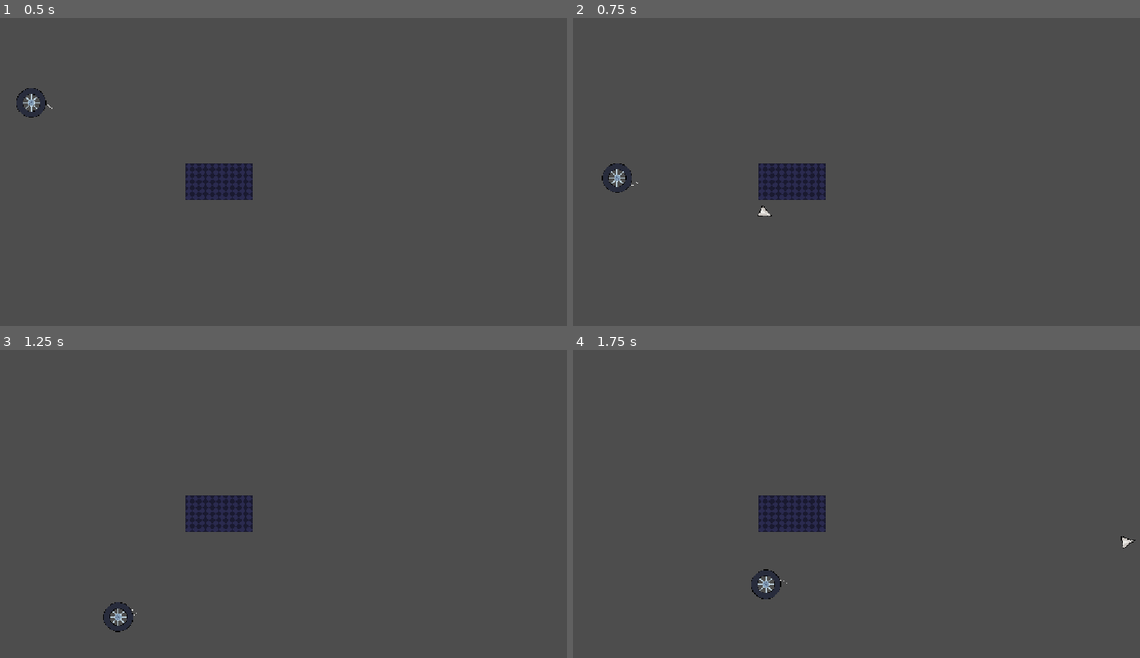
Above: before the commit, frames 1-4 (two rows, left to right).
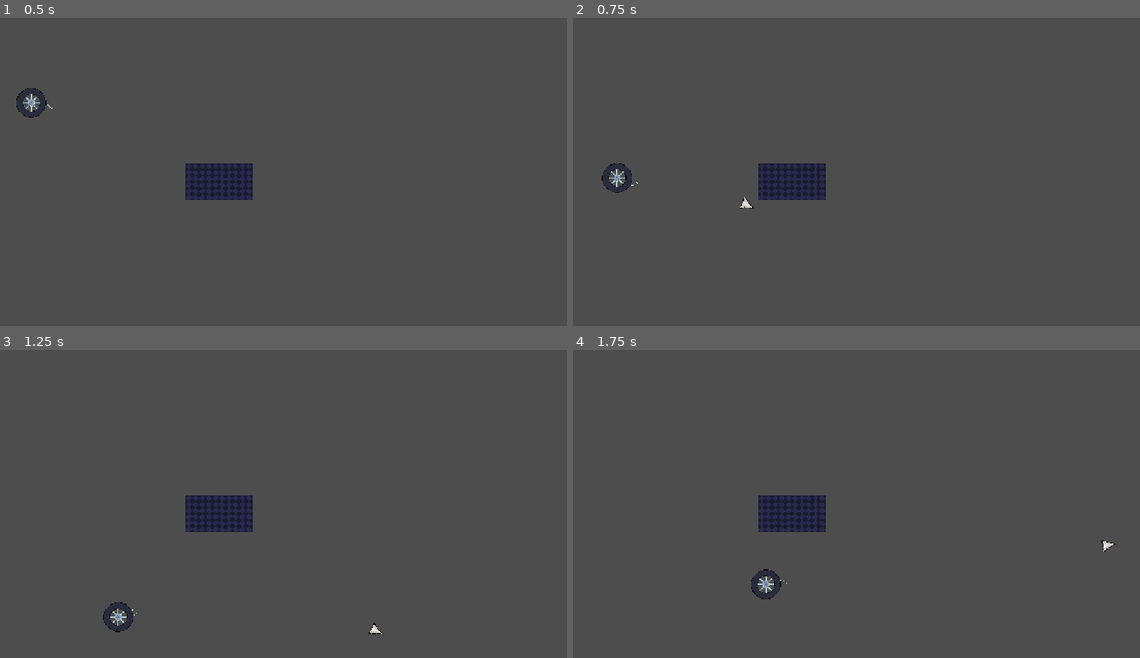
Above: after the commit, the same moments.

Repository: yibist/countDown
Game: Godot game, scene res://level1.tscn
Same seed, same stepped clock (60 frames per second), same inputs: the game is played once before the commit and once after it. This scene is started directly instead of the project's main scene.
Inputs (mouse positions are in pixels of both pictures, inside the frame that each line leads up to):
- Up to frame 1 (0.5 s): no input
- Up to frame 2 (0.75 s): move the mouse to (828, 242) at 0.52 s; hold D (moveRight) from 0.53 s (still down); click (828, 242) at 0.6 s
- Up to frame 3 (1.25 s): keep holding D (moveRight); tap Space (jump) at 0.77 s
- Up to frame 4 (1.75 s): keep holding D (moveRight); move the mouse to (1032, 559) at 1.27 s; click (1032, 559) at 1.35 s; tap Space (jump) at 1.52 s

Frame 1 is identical in both runs. In frame 2, less than 0.1% of the frame differs, in the area x 29-36%, y 58-65%; in frame 3, less than 0.1%; in frame 4, 0.1%, in the area x 93-100%, y 60-66%.

Commit message:
makes graple colide

Diff:
--- a/level1.tscn
+++ b/level1.tscn
@@ -21,6 +21,8 @@
 position = Vector2(63, 52)
 
 [node name="StaticBody2D" type="StaticBody2D" parent="." unique_id=738723874]
+collision_layer = 3
+collision_mask = 3
 
 [node name="CollisionShape2D" type="CollisionShape2D" parent="StaticBody2D" unique_id=149417009]
 position = Vector2(440.5, 329.5)
--- a/scene/grapleHead.tscn
+++ b/scene/grapleHead.tscn
@@ -3,11 +3,11 @@
 [ext_resource type="Texture2D" uid="uid://bd42rpui55hmq" path="res://assets/arrowHead.png" id="1_wastm"]
 [ext_resource type="Script" uid="uid://b0mnsy1biixr" path="res://scripts/graple_head.gd" id="2_1sb28"]
 
-[node name="GrapleHead" type="Sprite2D" unique_id=1909178509]
-texture = ExtResource("1_wastm")
+[node name="GrapleHead" type="CharacterBody2D" unique_id=285944462]
 script = ExtResource("2_1sb28")
 
-[node name="Area2D" type="Area2D" parent="." unique_id=435335837]
+[node name="CollisionPolygon2D" type="CollisionPolygon2D" parent="." unique_id=1229617778]
+polygon = PackedVector2Array(0, -15, 8, 12, -8, 12)
 
-[node name="CollisionPolygon2D" type="CollisionPolygon2D" parent="Area2D" unique_id=1229617778]
-polygon = PackedVector2Array(0, -15, 12, 12, -12, 12)
+[node name="Sprite2D" type="Sprite2D" parent="." unique_id=358909058]
+texture = ExtResource("1_wastm")
--- a/scripts/graple.gd
+++ b/scripts/graple.gd
@@ -1,6 +1,6 @@
 extends AnimatedSprite2D
 
-@export var grapleHead: Sprite2D
+@export var grapleHead: CharacterBody2D
 var orbit_distance: float = 0.0
 var parent_node: Node2D
 
--- a/scripts/graple_head.gd
+++ b/scripts/graple_head.gd
@@ -1,7 +1,9 @@
-extends Sprite2D
+extends CharacterBody2D
 
 @export var speed: float = 2000.0
 var move_direction: Vector2
+var hit: bool = false
+var rope: PinJoint2D;
 
 func _ready() -> void:
 	top_level = true;
@@ -13,14 +15,24 @@
 
 	move_direction = (mouse_pos - parent_pos).normalized()
 
-	global_position = parent_pos + (move_direction * 50)
+	global_position = parent_pos + (move_direction * 10)
 
 	look_at(global_position + move_direction)
 	rotation += deg_to_rad(90)
+	hit = false
 	show()
 
 func despawn() -> void:
 	hide()
 
 func _process(delta: float) -> void:
-	global_position += move_direction * speed * delta
+	if not hit:
+		var collision = move_and_collide(move_direction * speed * delta)
+		if collision:
+			hit = true
+			global_position += move_direction * 10
+			print("Hit wall at: ", collision.get_position())
+			print("Wall normal: ", collision.get_normal())
+
+func wallHit(wall: Node2D) -> void:
+	hit = true;
